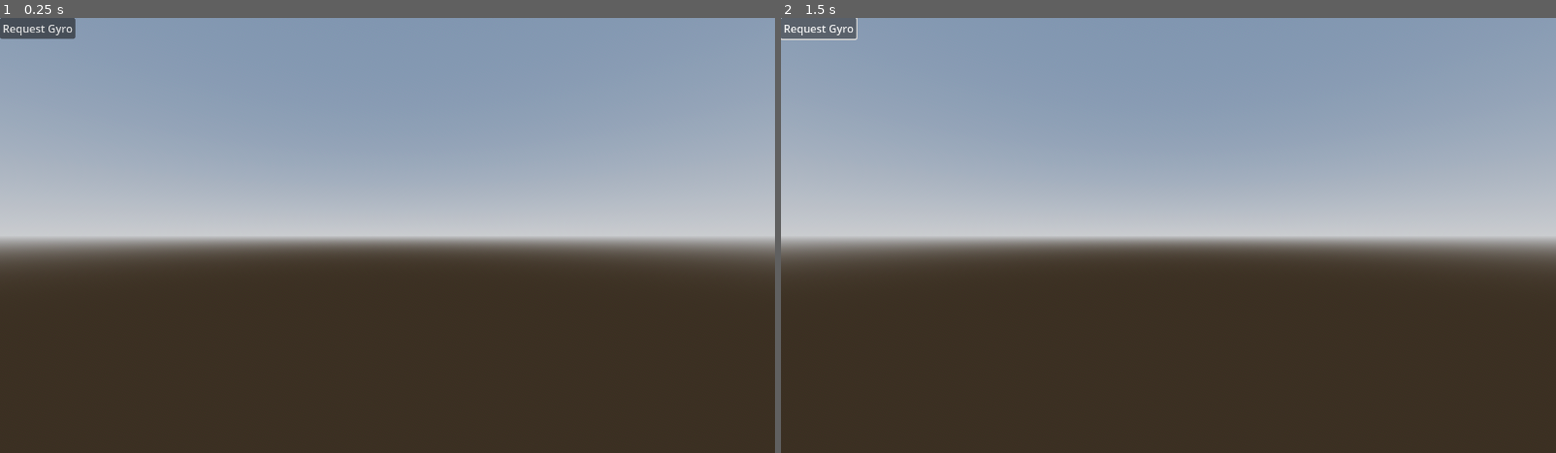
Above: before the commit, frames 1-2 (left to right).
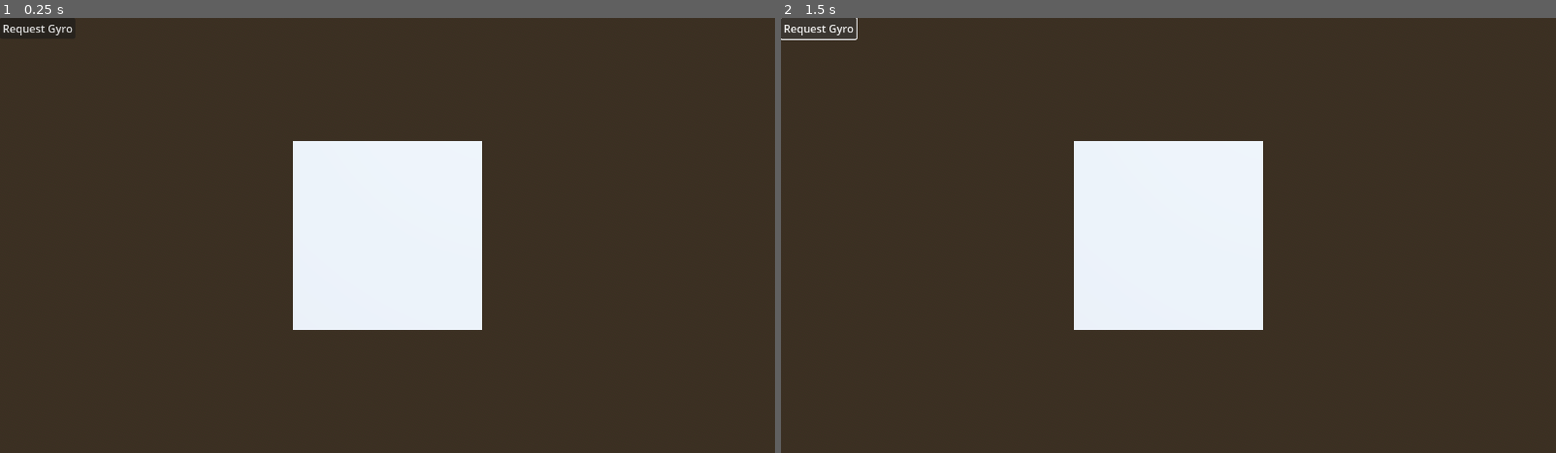
Above: after the commit, the same moments.

Repository: josephsmithberger/Xogot-Game-Jam
Game: Godot game, scene res://test_scene.tscn
The game is run twice, just before and just after one commit, with the same random seed, the same clock (stepped at 60 frames per second) and the same inputs.
Inputs:
- Up to frame 1 (0.25 s): no input
- Up to frame 2 (1.5 s): click "Request Gyro" at 0.5 s; click "Request Gyro" at 1.25 s

The runs differ from the first frame. In frame 1, 60% of the frame differs, in the area x 0-100%, y 0-72%; in frame 2, 60%.

Commit message:
Working Gyro

Diff:
--- a/gyro_test.gd
+++ b/gyro_test.gd
@@ -1,13 +1,29 @@
 extends Node3D
 
+var initial_gravity = Vector3()
+var initial_basis = Basis()
+var initialized = false
+
+func _ready():
+    # Give a short delay to get a stable reading
+    await get_tree().create_timer(0.5).timeout
+    initial_gravity = Input.get_gravity()
+    initial_basis = self.basis
+    initialized = true
+
 func _process(delta):
-	# Get the gravity vector from the device
-	var gravity = Input.get_gravity()
-	# Calculate the rotation from the gravity vector
-	var up = -gravity.normalized()
-	var basis = Basis()
-	basis.y = up
-	basis.x = basis.y.cross(Vector3.FORWARD).normalized()
-	basis.z = basis.x.cross(basis.y).normalized()
-	# Set the node's rotation to match the device orientation
-	self.basis = basis
+    if not initialized:
+        return
+
+    # Get the current gravity vector
+    var current_gravity = Input.get_gravity()
+
+    # Create quaternions for initial and current orientations
+    var from = Quaternion(Vector3.UP, -initial_gravity.normalized())
+    var to = Quaternion(Vector3.UP, -current_gravity.normalized())
+
+    # Calculate the relative rotation
+    var rotation = from.inverse() * to
+
+    # Apply the rotation to the initial basis
+    self.basis = initial_basis * Basis(rotation)
--- a/project.godot
+++ b/project.godot
@@ -31,9 +31,9 @@
 [xogot]
 
 project/editorState=[{
-"column": 0,
+"column": 48,
 "current": true,
-"line": 6,
+"line": 28,
 "path": "res://gyro_test.gd",
 "type": "file"
 }]
--- a/test_scene.tscn
+++ b/test_scene.tscn
@@ -32,7 +32,7 @@
 script = ExtResource("1_uhqqe")
 
 [node name="Camera3D" type="Camera3D" parent="."]
-transform = Transform3D(1, 0, 0, 0, 1, 0, 0, 0, 1, 0, 0, 2.71606)
+transform = Transform3D(1, 0, 0, 0, -4.37114e-08, 1, 0, -1, -4.37114e-08, 0, 2, 0)
 
 [node name="CanvasLayer" type="CanvasLayer" parent="."]
 
